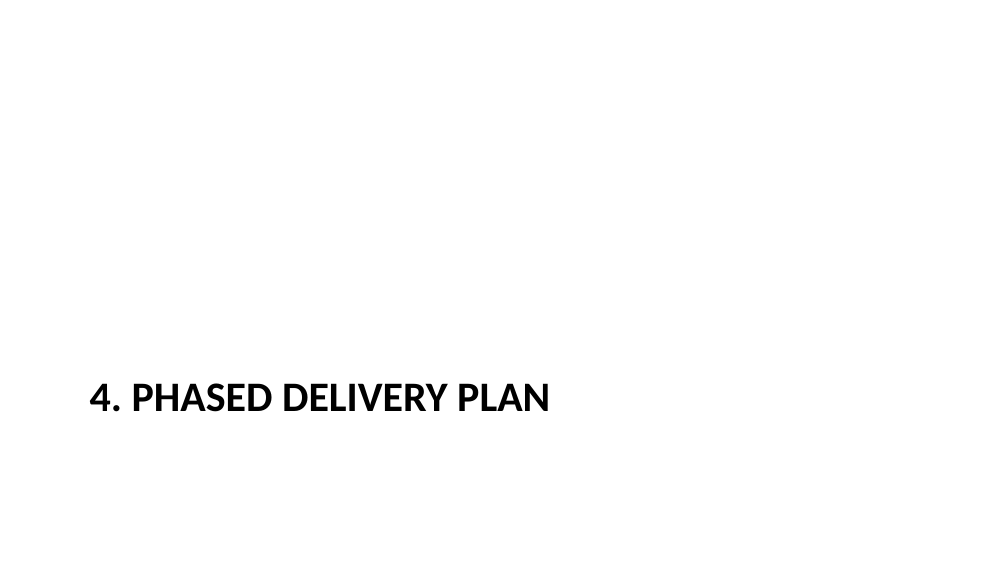
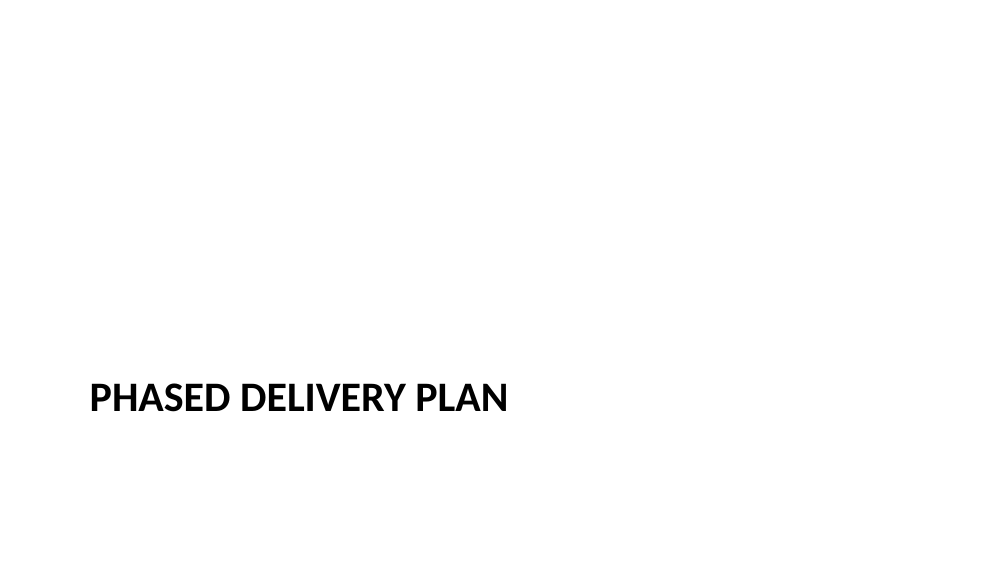
Before and after one commit to igor-kan/quarto-writing, a slide deck: slide 13 of posts/aurora_internal_ai_assistant_proposal_slides.pptx. Drawn at 1008x567 pixels with LibreOffice and Linux fonts; fonts in the diff are those of the drawing. Boxes give left, top, right and bottom in pixels: in the first picture for what was removed or moved away, otherwise in the second. Text is boxed around its words. In the diff, an @@ line names an element or a change of style, - is before the commit and + after.

Commit message:
feat: double Phase 1 pricing and update payment terms to result-based

```diff
--- a/posts/aurora_internal_ai_assistant_proposal_slides.pptx
+++ b/posts/aurora_internal_ai_assistant_proposal_slides.pptx
@@ title at [90, 383, 508, 412]: text changed @@
-4. PHASED DELIVERY PLAN
+PHASED DELIVERY PLAN
```
Also in this commit, not shown: 19 other slides changed, 3 other files.
